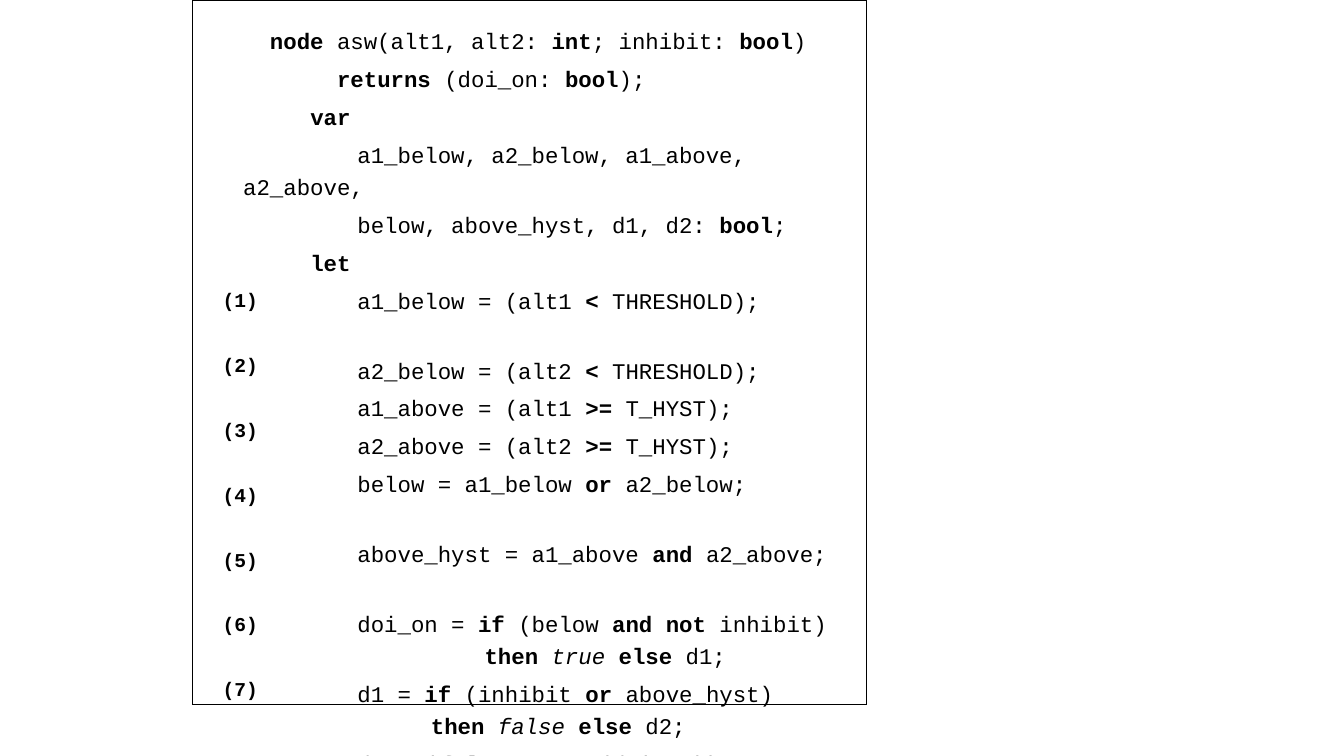
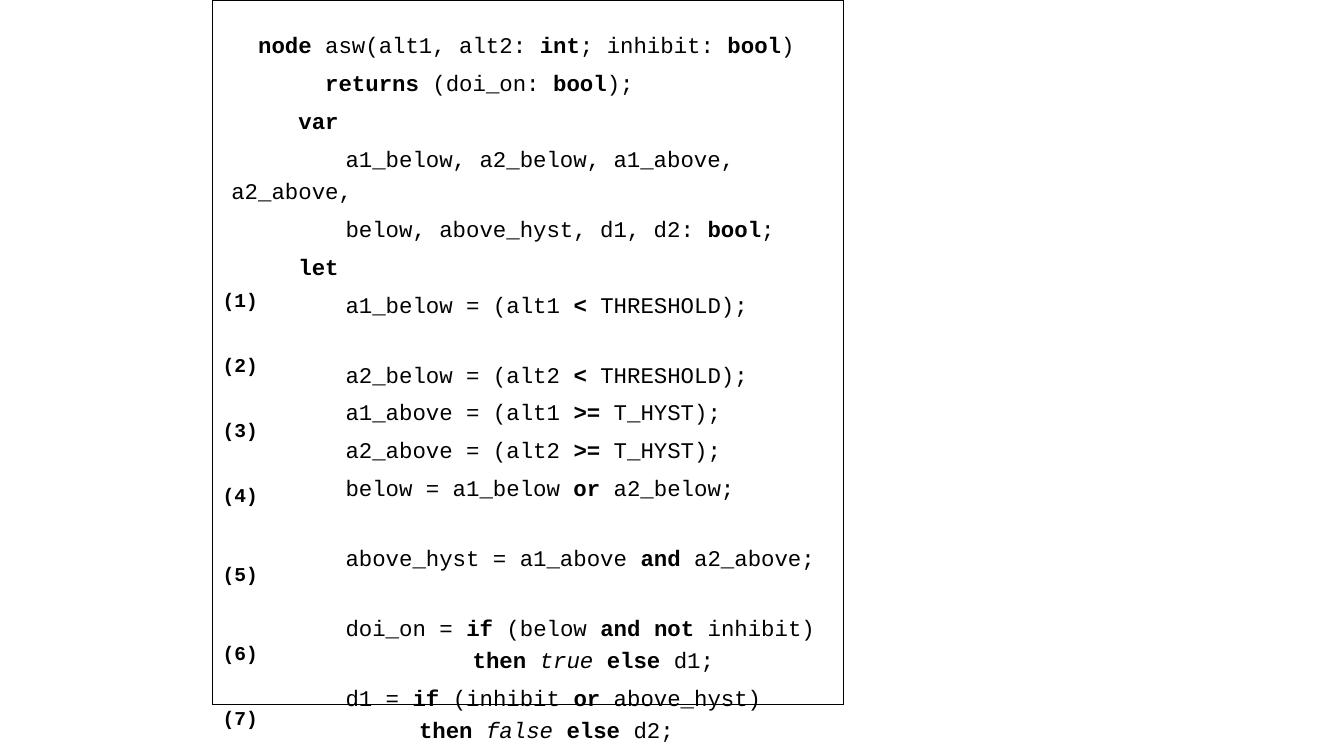
Before and after one commit to elaghs/Working, a slide deck: slide 3 of completeness/completeness_TEX/figs/figs.pptx. Drawn at 1344x756 pixels with LibreOffice and Linux fonts; fonts in the diff are those of the drawing. Boxes give left, top, right and bottom in pixels: in the first picture for what was removed or moved away, otherwise in the second. Text is boxed around its words. In the diff, an @@ line names an element or a change of style, - is before the commit and + after.

```diff
--- a/completeness/completeness_TEX/figs/figs.pptx
+++ b/completeness/completeness_TEX/figs/figs.pptx
@@ rectangle resized from (x1=193, y1=0, x2=866, y2=705) to (x1=213, y1=0, x2=843, y2=705) @@
@@ text "node asw(alt1, alt2: int; inhibit: ..." moved from (x1=243, y1=33, x2=827, y2=707) to (x1=231, y1=37, x2=815, y2=711) @@
@@ text at (x1=223, y1=567, x2=258, y2=664): line spacing 1.2 to 1.5 @@
```
Also in this commit, not shown: 3 other files.
